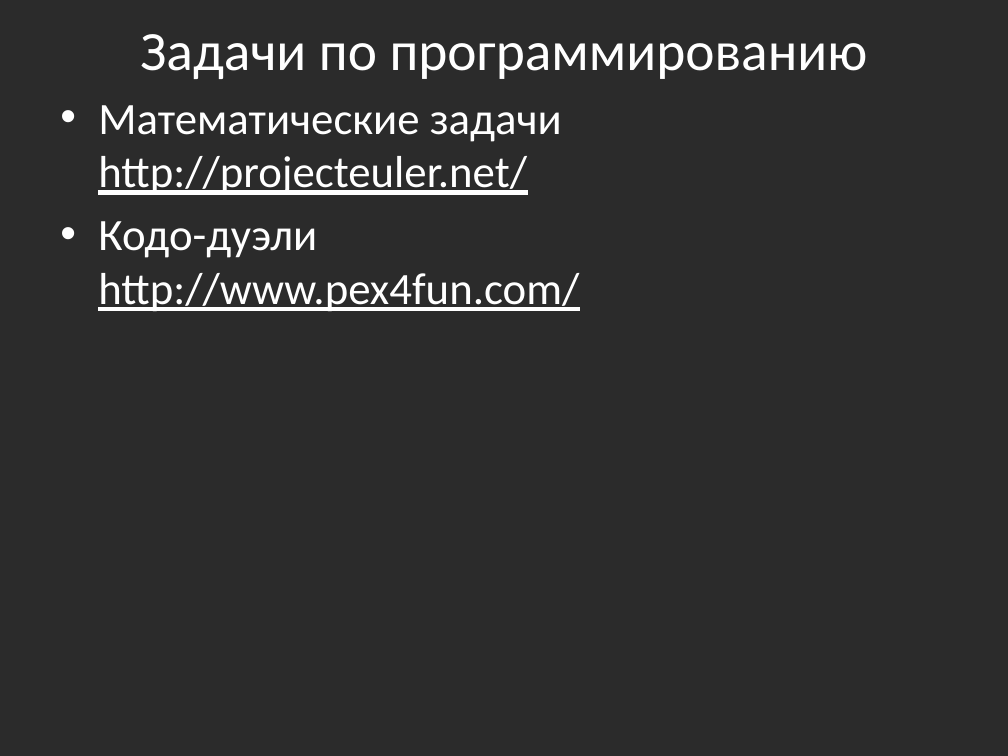
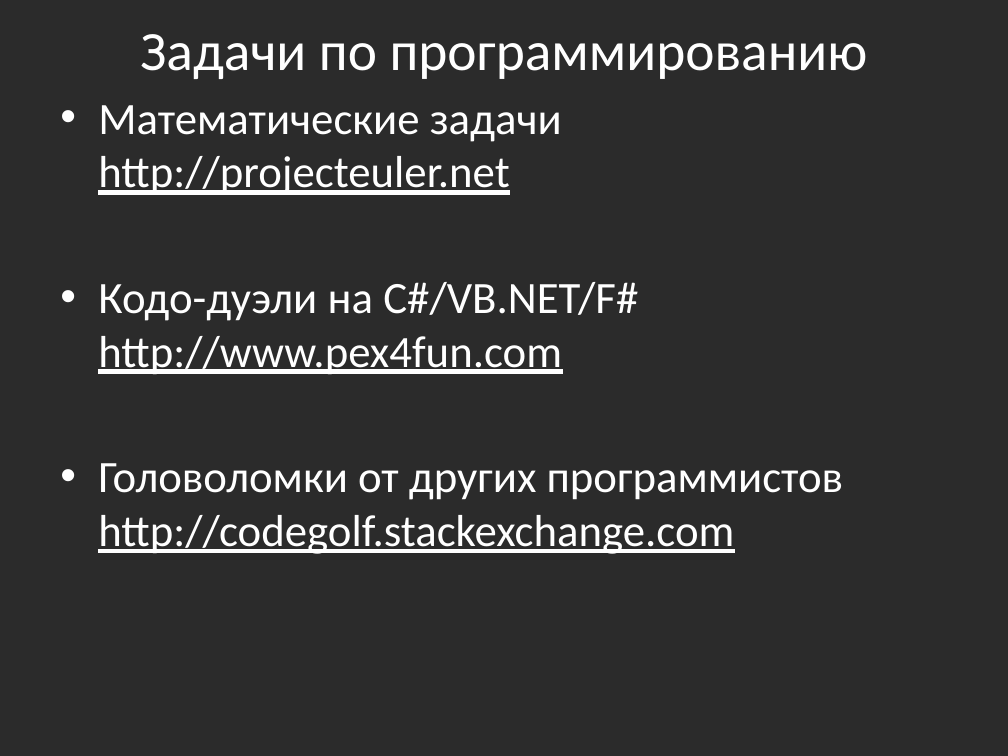
Before and after one commit to bazile/Training, a slide deck: slide 8 of Presentation/that-is-all-folks.pptx. Drawn at 1008x756 pixels with LibreOffice and Linux fonts; fonts in the diff are those of the drawing; background and template pictures are left out; a plain dark background stands for a picture behind light text. Boxes give left, top, right and bottom in pixels: in the first picture for what was removed or moved away, otherwise in the second. Text is boxed around its words. In the diff, an @@ line names an element or a change of style, - is before the commit and + after.

Commit message:
Added link to codegolf.stackexchange.com

```diff
--- a/Presentation/that-is-all-folks.pptx
+++ b/Presentation/that-is-all-folks.pptx
@@ text at bbox=[98, 105, 844, 554]: text changed @@
-• Математические задачи
-  http://projecteuler.net/
-• Кодо-дуэли
-  http://www.pex4fun.com/
+• Математические задачи
+  http://projecteuler.net
+• Кодо-дуэли на C#/VB.NET/F#
+  http://www.pex4fun.com
+• Головоломки от других программистов
+  http://codegolf.stackexchange.com
```
